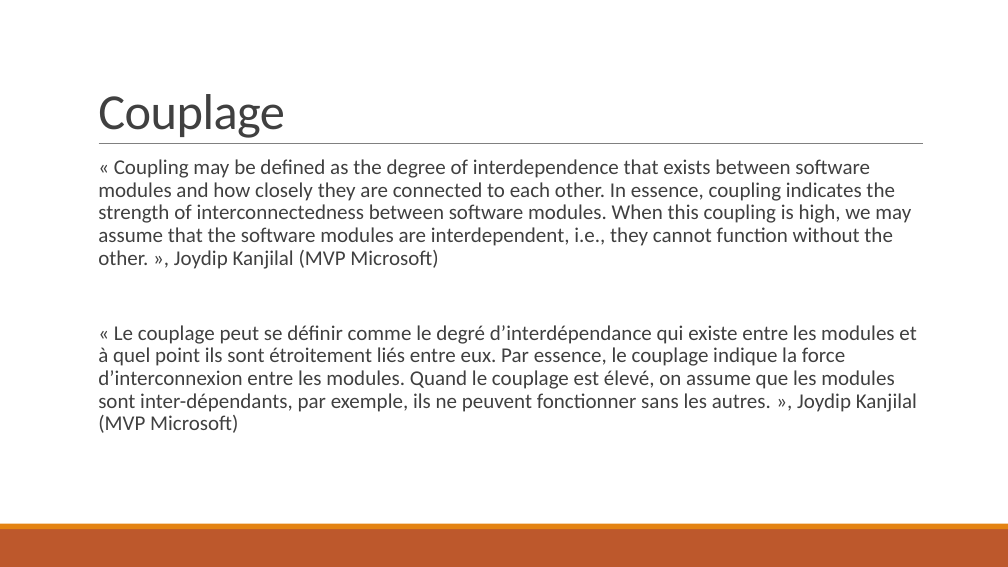
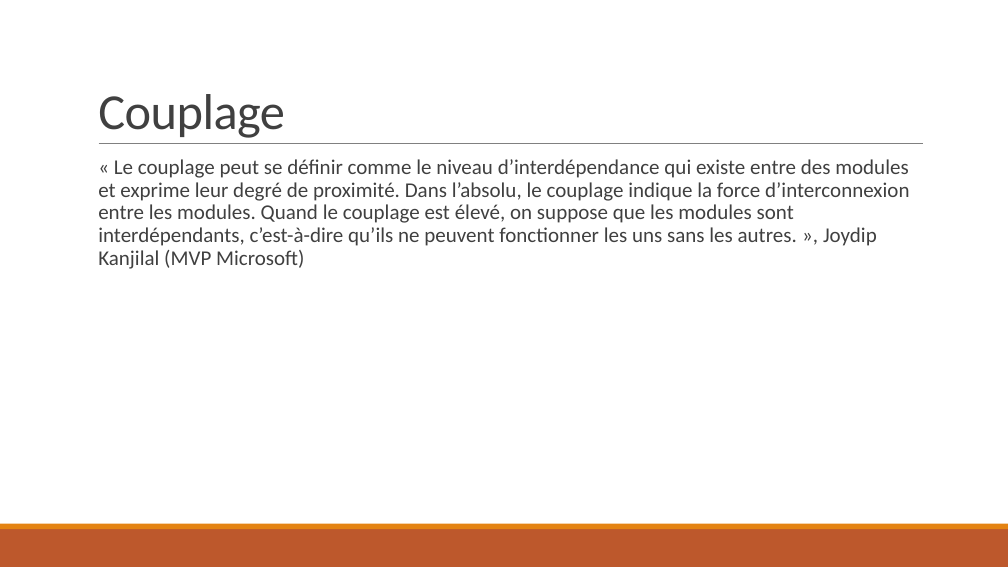
Before and after one commit to JeanFulbert/SolidPresentation, a slide deck: slide 3 of SOLID - 4 DIP.pptx. Drawn at 1008x567 pixels with LibreOffice and Linux fonts; fonts in the diff are those of the drawing. Boxes give left, top, right and bottom in pixels: in the first picture for what was removed or moved away, otherwise in the second. Text is boxed around its words. In the diff, an @@ line names an element or a change of style, - is before the commit and + after.

```diff
--- a/SOLID - 4 DIP.pptx
+++ b/SOLID - 4 DIP.pptx
@@ text at (x1=98, y1=159, x2=909, y2=269): text changed @@
-  « Coupling may be defined as the degree of interdependence that exists between software modules and how closely they are connected to each other. In essence, coupling indicates the strength of interconnectedness between software modules. When this coupling is high, we may assume that the software modules are interdependent, i.e., they cannot function without the other. », Joydip Kanjilal (MVP Microsoft)
-  « Le couplage peut se définir comme le degré d’interdépendance qui existe entre les modules et à quel point ils sont étroitement liés entre eux. Par essence, le couplage indique la force d’interconnexion entre les modules. Quand le couplage est élevé, on assume que les modules sont inter-dépendants, par exemple, ils ne peuvent fonctionner sans les autres. », Joydip Kanjilal (MVP Microsoft)
+  « Le couplage peut se définir comme le niveau d’interdépendance qui existe entre des modules et exprime leur degré de proximité. Dans l’absolu, le couplage indique la force d’interconnexion entre les modules. Quand le couplage est élevé, on suppose que les modules sont interdépendants, c’est-à-dire qu’ils ne peuvent fonctionner les uns sans les autres. », Joydip Kanjilal (MVP Microsoft)
```
Also in this commit, not shown: 2 other slides changed.
